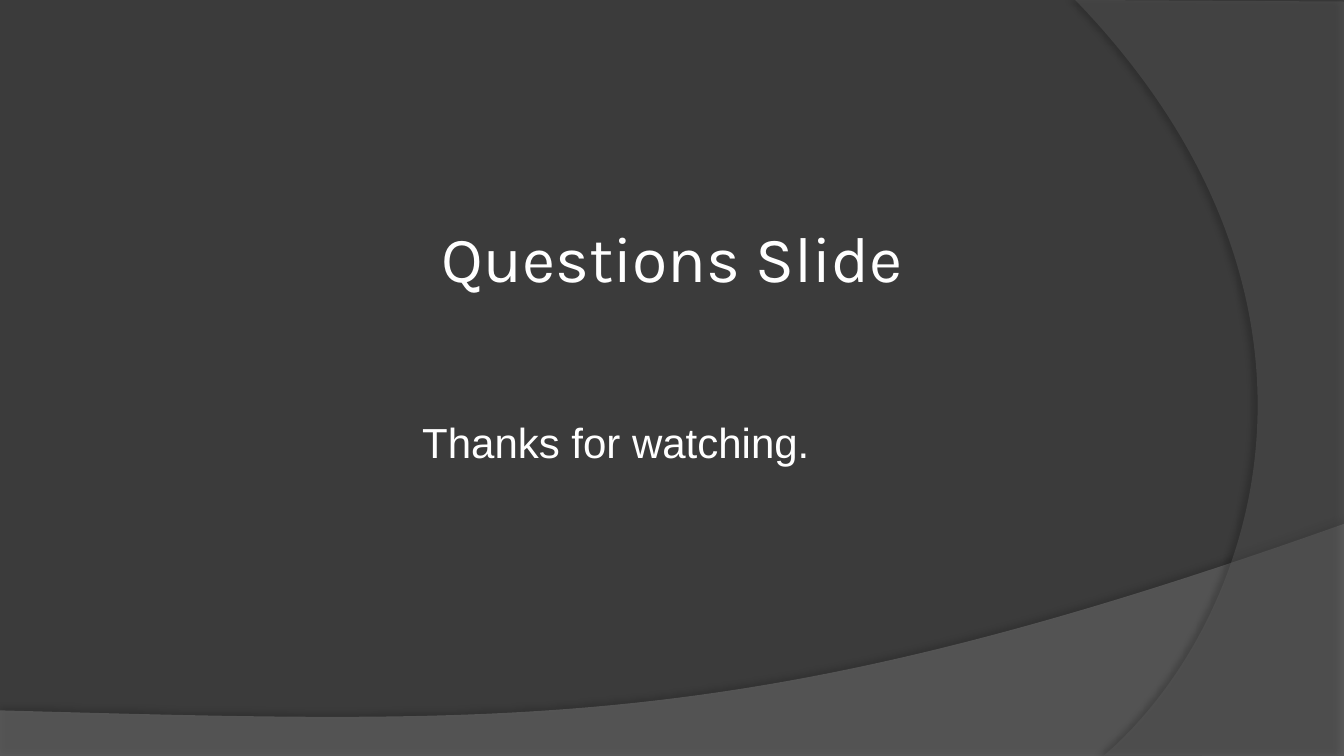
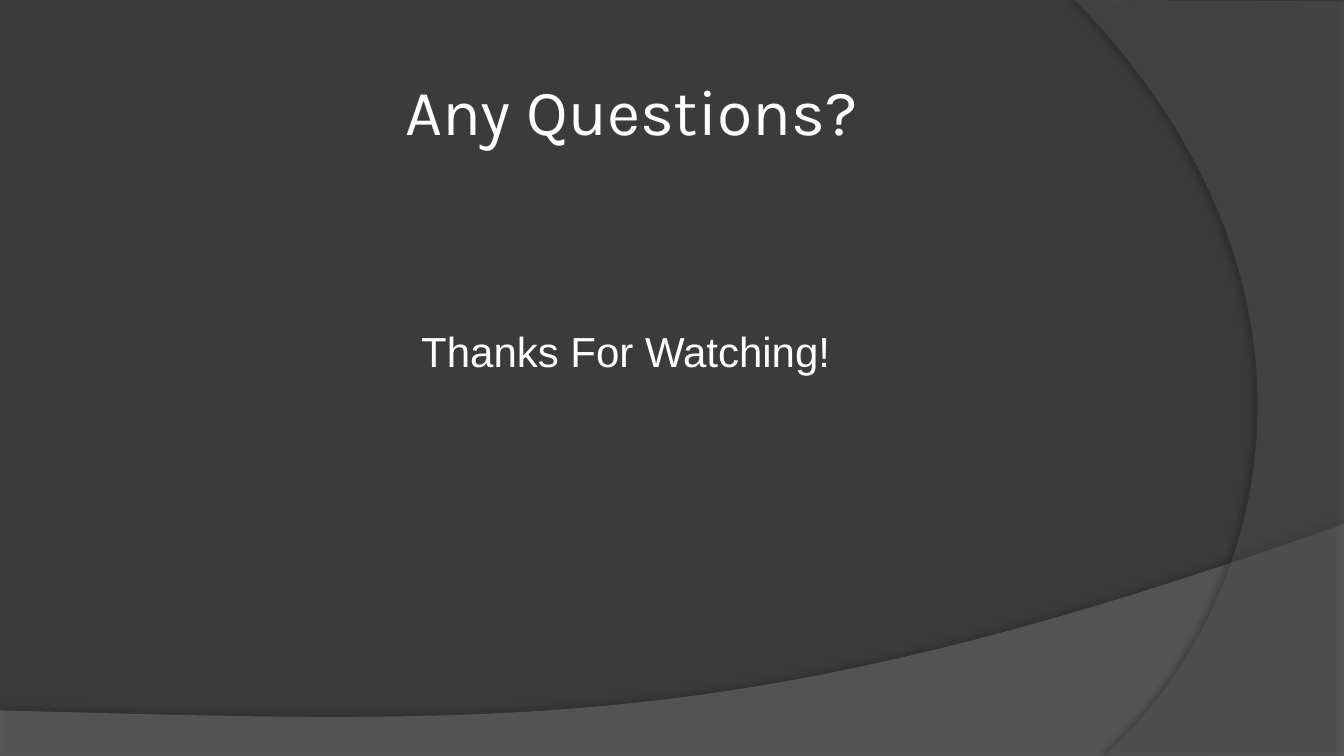
Before and after one commit to UoSGamesGroups/second-semester-s2-level-4-5-group-12, a slide deck: slide 9 of Assets/Research/Final_Presentation.pptx (slide 8 before the commit). Drawn at 1344x756 pixels with LibreOffice and Linux fonts; fonts in the diff are those of the drawing; background and template pictures are left out. Boxes give left, top, right and bottom in pixels: in the first picture for what was removed or moved away, otherwise in the second. Text is boxed around its words. In the diff, an @@ line names an element or a change of style, - is before the commit and + after.

```diff
--- a/Assets/Research/Final_Presentation.pptx
+++ b/Assets/Research/Final_Presentation.pptx
@@ title at (405, 90, 857, 151): text changed @@
-Questions Slide
+Any Questions?
@@ text at (421, 336, 830, 375): text changed @@
-Thanks for watching.
+Thanks For Watching!
```
Also in this commit, not shown: 2 other slides changed, 1 slide added.
